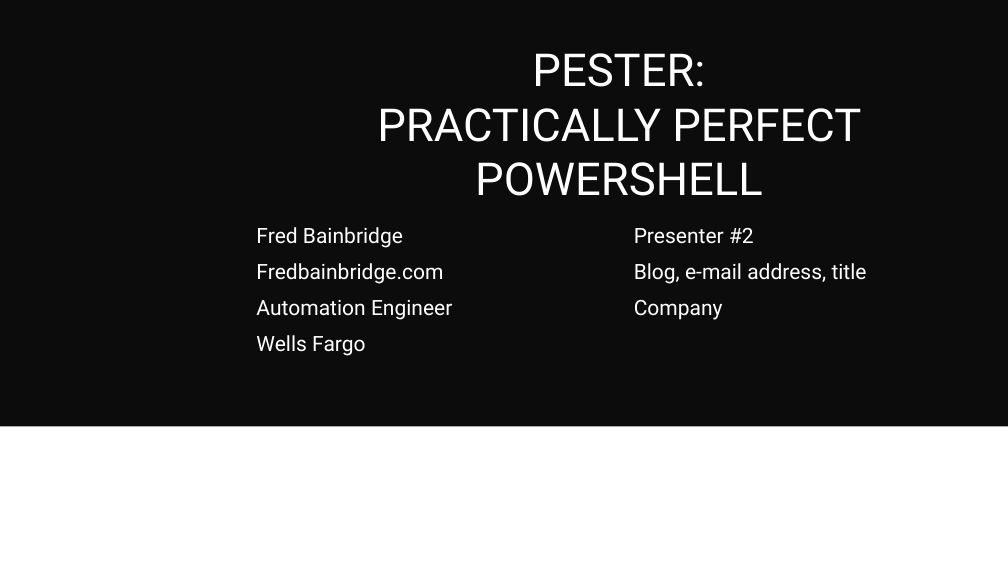
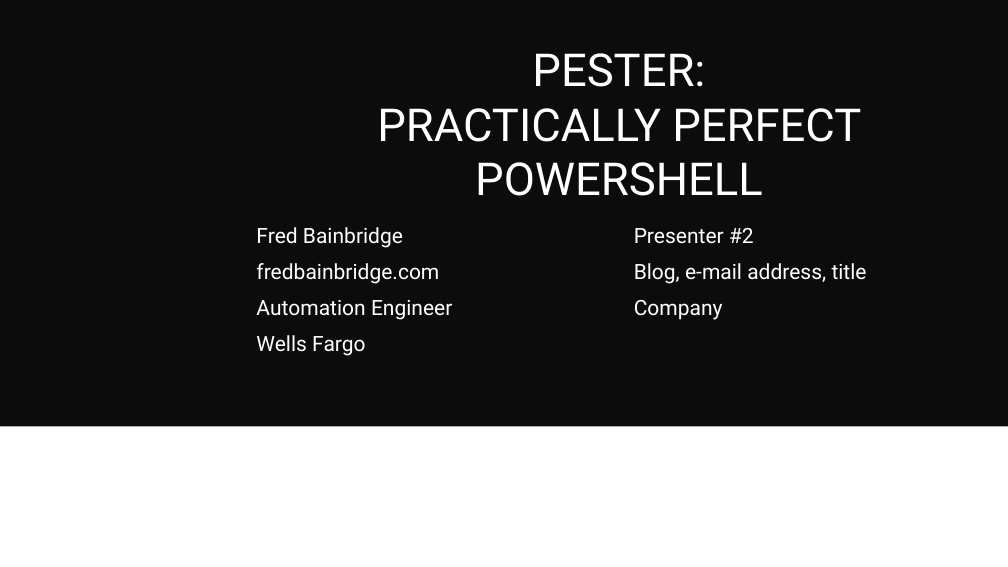
Before and after one commit to fredbainbridge/mmsPester, a slide deck: slide 1 of Pester Practically Perfect PowerShell.pptx. Drawn at 1008x567 pixels with LibreOffice and Linux fonts; fonts in the diff are those of the drawing; background and template pictures are left out. Boxes give left, top, right and bottom in pixels: in the first picture for what was removed or moved away, otherwise in the second. Text is boxed around its words. In the diff, an @@ line names an element or a change of style, - is before the commit and + after.

```diff
--- a/Pester Practically Perfect PowerShell.pptx
+++ b/Pester Practically Perfect PowerShell.pptx
@@ text at [256,263,439,284]: text changed @@
-Fredbainbridge.com
+fredbainbridge.com
```
Also in this commit, not shown: 4 other slides changed, 3 slides added, 8 other files.
